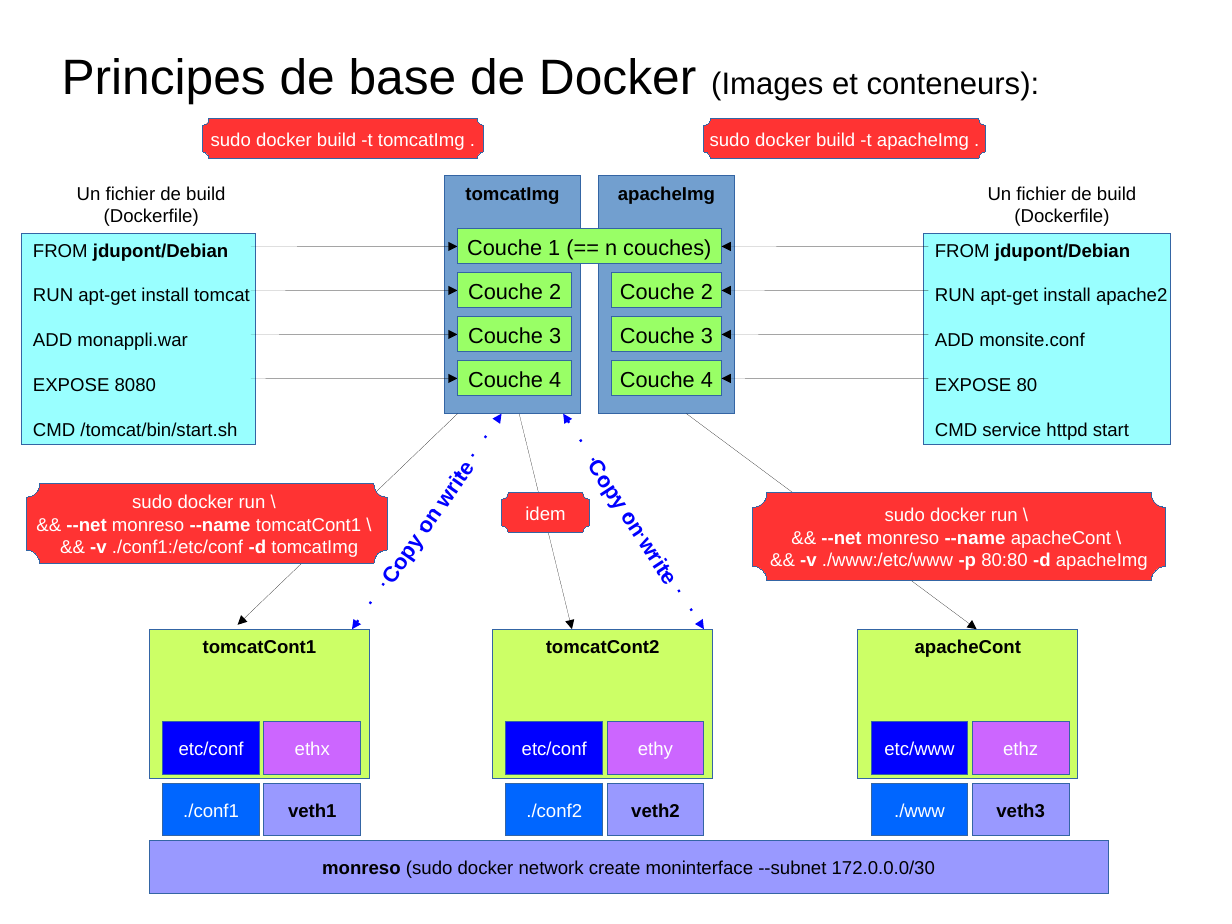
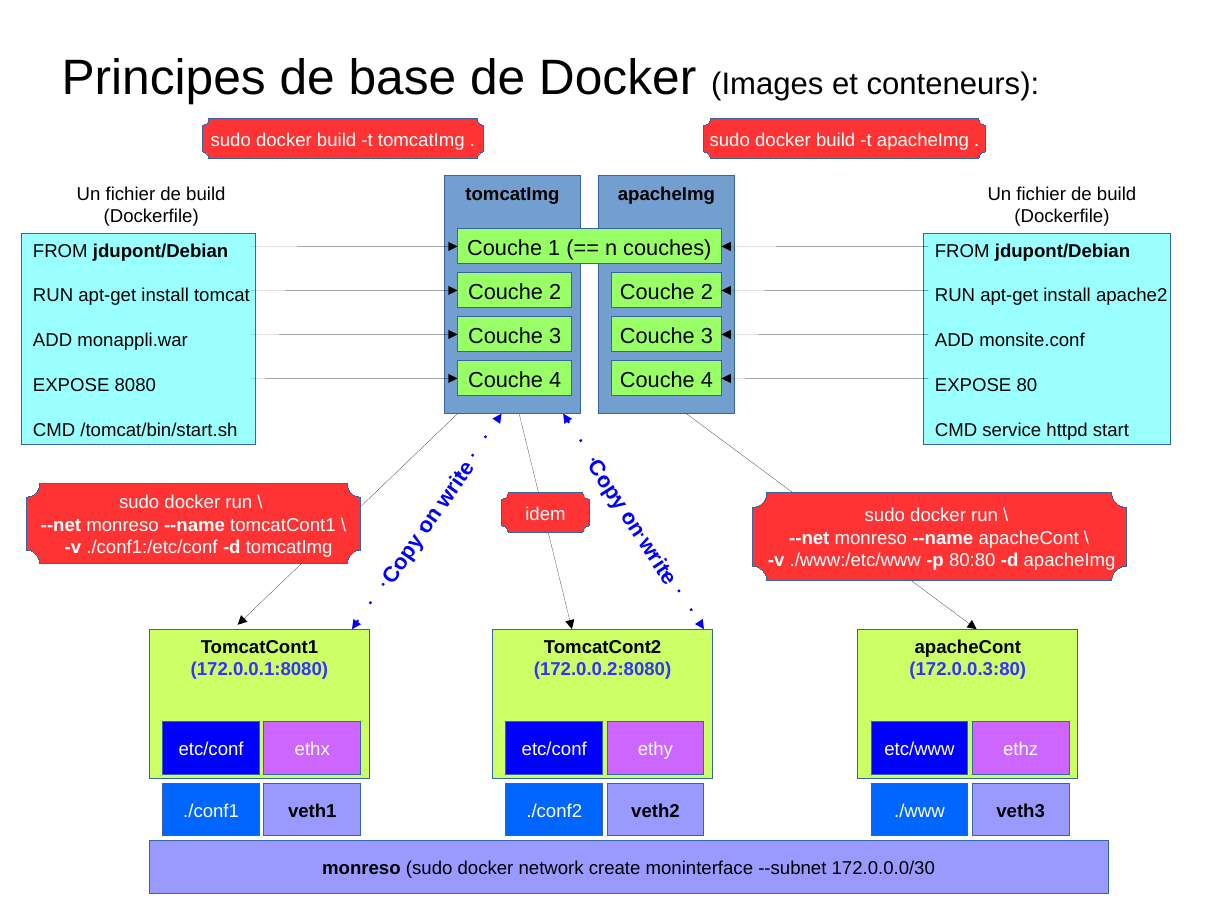
Before and after one commit to charleshuber/4t, a slide deck: slide 8 of presentation_smb215.odp. Drawn at 1232x924 pixels with LibreOffice and Linux fonts; fonts in the diff are those of the drawing. Boxes give left, top, right and bottom in pixels: in the first picture for what was removed or moved away, otherwise in the second. Text is boxed around its words. In the diff, an @@ line names an element or a change of style, - is before the commit and + after.

```diff
--- a/presentation_smb215.odp
+++ b/presentation_smb215.odp
@@ freeform shape "sudo docker run \": place and size @@
-freeform shape "sudo docker run \" at bbox=[27, 484, 388, 563]
+freeform shape "sudo docker run \" at bbox=[27, 484, 361, 563]
@@ freeform shape "sudo docker run \": place and size @@
-freeform shape "sudo docker run \" at bbox=[752, 493, 1166, 581]
+freeform shape "sudo docker run \" at bbox=[752, 493, 1127, 581]
@@ text in freeform shape at bbox=[41, 518, 335, 557]: text changed @@
-&& --net monreso --name tomcatCont1 \
-&& -v ./conf1:/etc/conf -d tomcatImg
+--net monreso --name tomcatCont1 \
+-v ./conf1:/etc/conf -d tomcatImg
@@ text in freeform shape at bbox=[768, 530, 1116, 571]: text changed @@
-&& --net monreso --name apacheCont \
-&& -v ./www:/etc/www -p 80:80 -d apacheImg
+--net monreso --name apacheCont \
+-v ./www:/etc/www -p 80:80 -d apacheImg
@@ text in rectangle at bbox=[191, 640, 328, 679]: text changed; text colour #000000 to #3333FF @@
-tomcatCont1
+TomcatCont1
+(172.0.0.1:8080)
@@ text in rectangle at bbox=[534, 640, 671, 679]: text changed; text colour #000000 to #3333FF @@
-tomcatCont2
+TomcatCont2
+(172.0.0.2:8080)
@@ text in rectangle at bbox=[909, 661, 1026, 679]: paragraph added @@
+(172.0.0.3:80)
```
Also in this commit, not shown: 2 other slides changed, 4 slides added, 2 slides removed, 1 other file.
